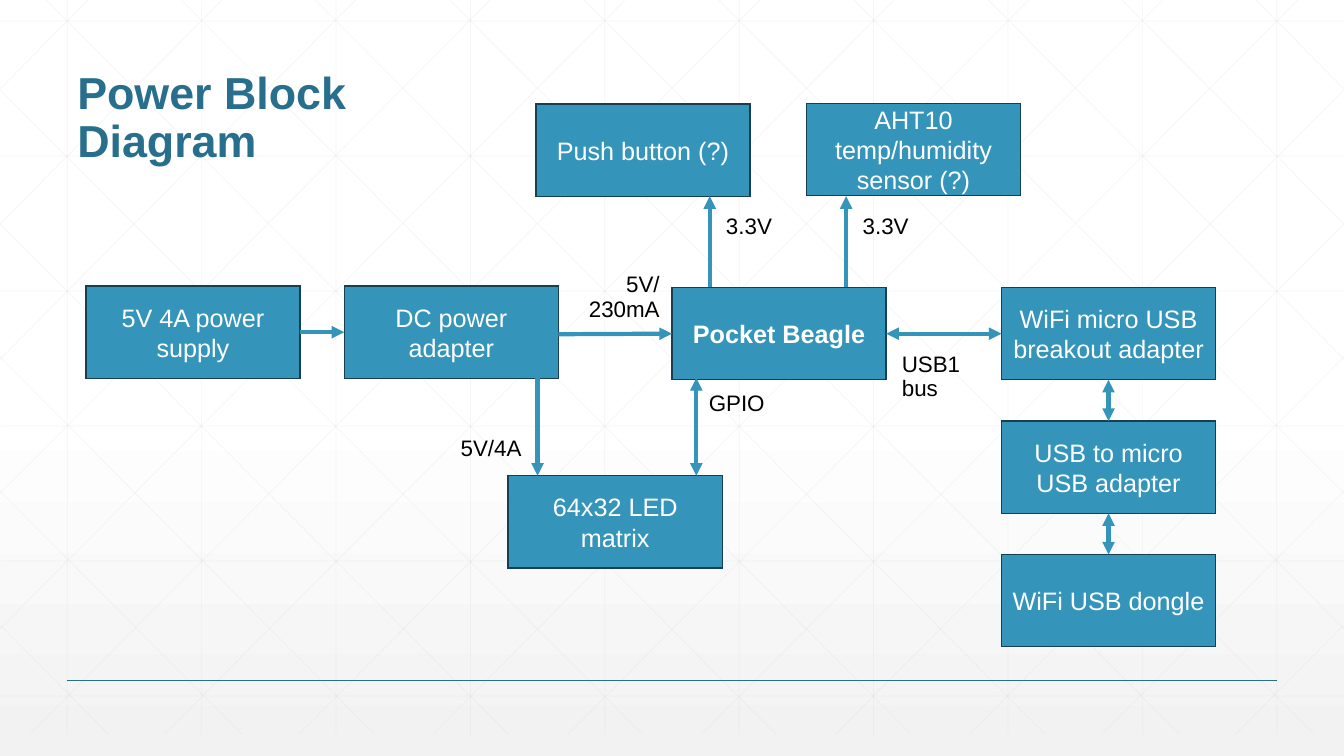
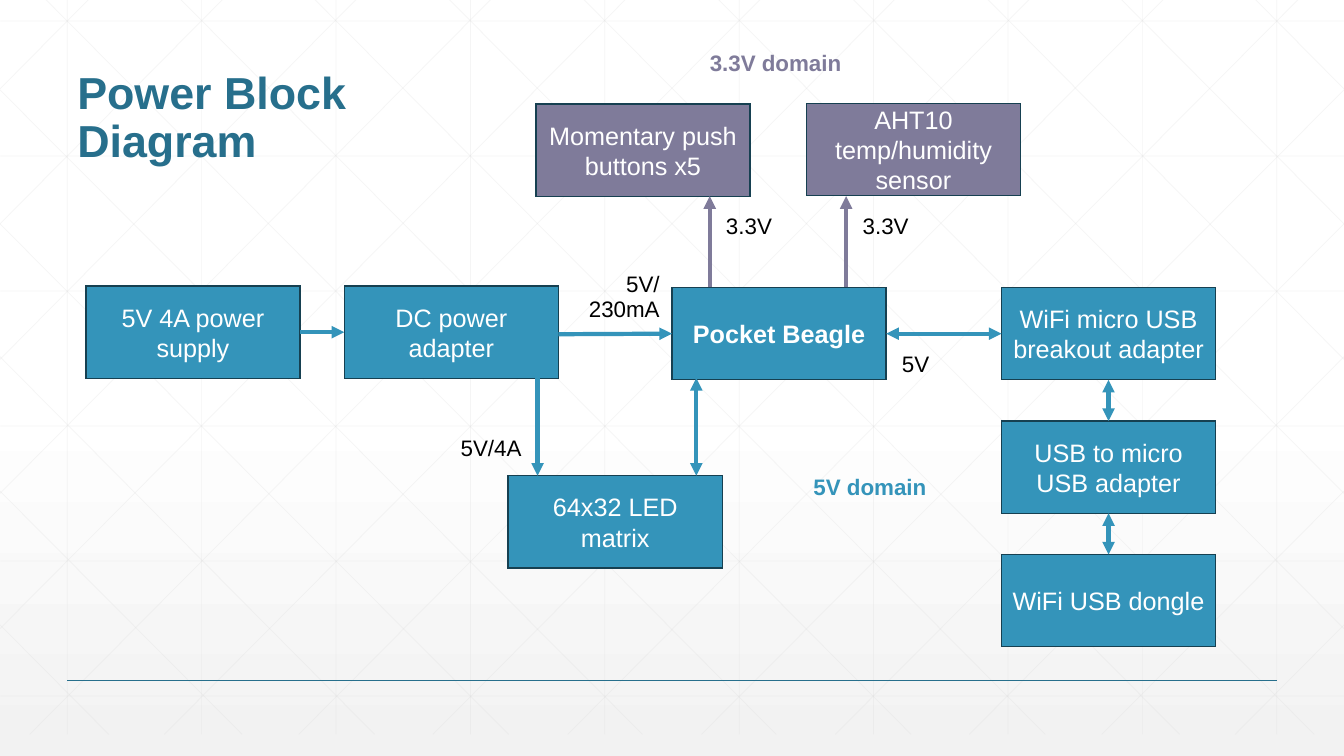
Before and after one commit to robertheeter/ENGI301, a slide deck: slide 4 of project_01/docs/Heeter_ENGI301_project_01_proposal.pptx. Drawn at 1344x756 pixels with LibreOffice and Linux fonts; fonts in the diff are those of the drawing. Boxes give left, top, right and bottom in pixels: in the first picture for what was removed or moved away, otherwise in the second. Text is boxed around its words. In the diff, an @@ line names an element or a change of style, - is before the commit and + after.

```diff
--- a/project_01/docs/Heeter_ENGI301_project_01_proposal.pptx
+++ b/project_01/docs/Heeter_ENGI301_project_01_proposal.pptx
@@ text added at [710, 55, 841, 71], 16 pt, text #7F7B9A, bold @@
+3.3V domain
@@ rectangle "Momentary push buttons x5" at [536, 104, 750, 197]: fill #3494BA to #7F7B9A @@
@@ rectangle "AHT10 temp/humidity sensor" at [807, 103, 1020, 196]: fill #3494BA to #7F7B9A @@
@@ text in rectangle at [835, 111, 992, 189]: text changed @@
-AHT10 temp/humidity sensor (?)
+AHT10 temp/humidity sensor
@@ text in rectangle at [549, 127, 737, 175]: text changed @@
-Push button (?)
+Momentary push buttons x5
@@ arrow (710, 197) - (710, 287): stroke #3494BA 3 pt to #7F7B9A 3 pt @@
@@ arrow (846, 197) - (846, 287): stroke #3494BA 3 pt to #7F7B9A 3 pt @@
@@ text at [902, 356, 929, 373]: text changed @@
-USB1 bus
+5V
@@ text removed at [709, 395, 765, 412] @@
-GPIO
@@ text added at [813, 478, 926, 496], 16 pt, text #3494BA, bold @@
+5V domain
```
Also in this commit, not shown: 4 other slides changed, 2 other files.
